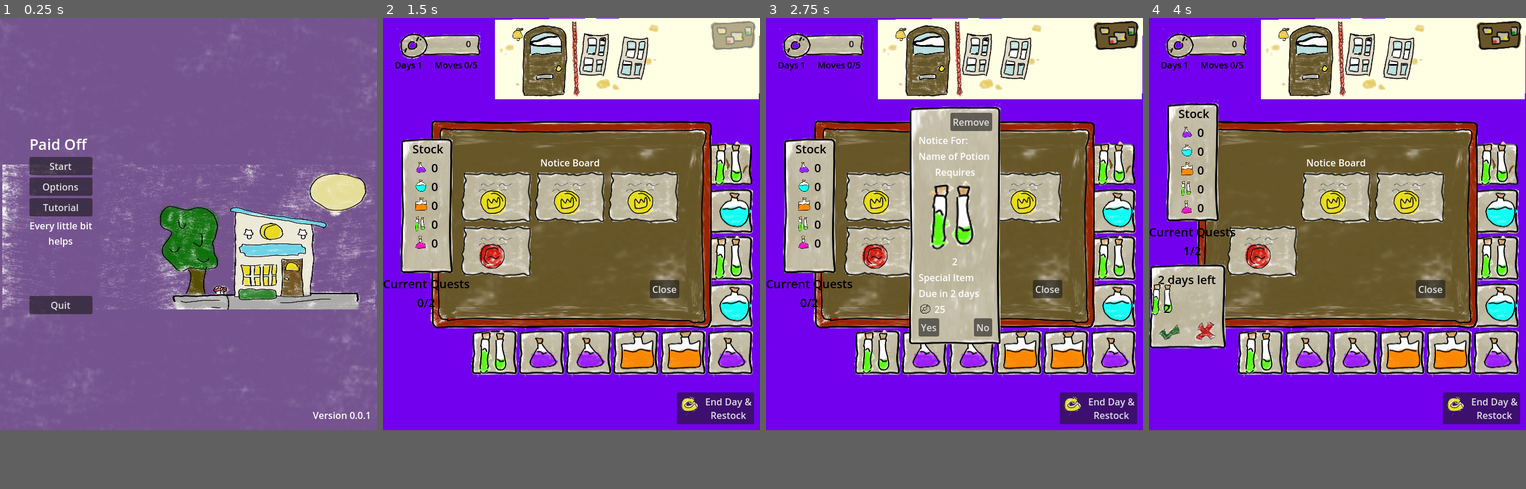
Above: before the commit, frames 1-4 (left to right).
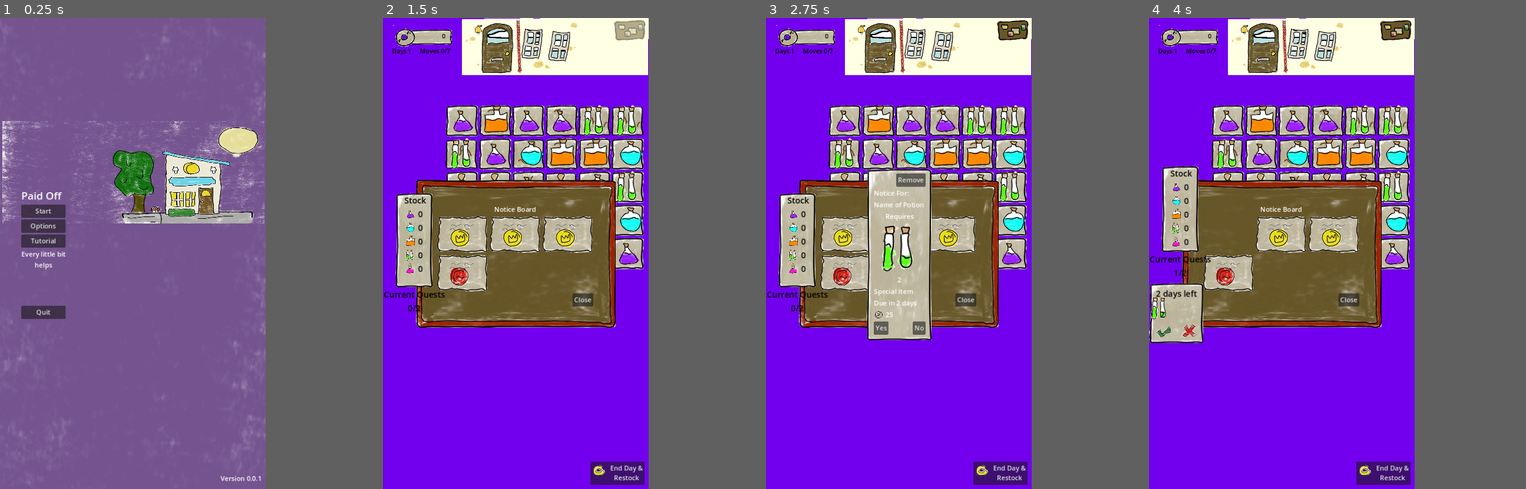
Above: after the commit, the same moments.

Repository: cncarey/PirateSoftwareJam15
Game: Godot game, scene res://Menus/main_menu.tscn
Two runs of this game, one before a commit and one after it. Both use one fixed random seed, a clock stepped at 60 frames per second and the inputs below. The engine's default icon, where the game draws it, is replaced by a stand-in: a white triangle on a blue panel in a dark square.
Inputs (mouse positions are in pixels of both pictures, inside the frame that each line leads up to; where the layout moved, square brackets give the same spot in the first picture):
- Up to frame 1 (0.25 s): no input
- Up to frame 2 (1.5 s): click "Start" at 0.5 s; click (733, 27) [733, 36] at 1.25 s
- Up to frame 3 (2.75 s): click (879, 196) at 2.02 s
- Up to frame 4 (4 s): click "Remove" at 2.75 s; click "Yes" at 3.5 s
In our replay, the window is 640x700 before the commit and 451x800 after it. These sizes can differ from the game's own. Grey fills any space a smaller window leaves; there, only what the larger window draws over its background counts as a difference.

The runs differ from the first frame. In frame 1, 19% of the frame differs, in the area x 0-100%, y 3-99%; in frame 2, 56%; in frame 3, 58%, in the area x 0-100%, y 0-100%; in frame 4, 57%.

Commit message:
#13 fine the player if they get caught by the investigator
#13 fine the player if they get caught by the investigator

Diff:
--- a/Global.gd
+++ b/Global.gd
@@ -134,3 +134,6 @@
 signal flowers_changed(f)
 signal eyes_changed(e)
 signal mushrooms_changed(m)
+
+signal gameOver()
+signal gameWon()
--- a/QuestManager.gd
+++ b/QuestManager.gd
@@ -11,7 +11,7 @@
 			maxedOutTurnForDay.emit()
 	get:
 		return curTurn
-@export var maxTurn = 5:
+@export var maxTurn = 7:
 	set (value):
 		maxTurn = maxi(0, value)
 		maxTurn_changed.emit(maxTurn)
--- a/Scenes/MainShop.gd
+++ b/Scenes/MainShop.gd
@@ -5,7 +5,7 @@
 @onready var grid = $grid
 @onready var front_door = $FrontDoor
 
-
+var fine = preload("res://UI/fine_notice.tscn")
 var noticeBoard = preload("res://UI/notice_board.tscn")
 var potionNotice = preload("res://UI/potion_notice.tscn")
 
@@ -66,6 +66,10 @@
 	grid.clearBoard()
 	pass # Replace with function body.
 
+func displayFine():
+	var f = fine.instantiate()
+	center_container.add_child(f)
+	pass
 
 func onStringPulled():
 	front_door.onStringPulled()
--- a/Scenes/MainShop.tscn
+++ b/Scenes/MainShop.tscn
@@ -24,8 +24,8 @@
 anchors_preset = 15
 anchor_right = 1.0
 anchor_bottom = 1.0
-offset_right = 640.0
-offset_bottom = 700.0
+offset_right = 648.0
+offset_bottom = 1160.0
 grow_horizontal = 2
 grow_vertical = 2
 color = Color(0.449129, 0.00249202, 0.93435, 1)
@@ -88,7 +88,7 @@
 anchor_top = 1.0
 anchor_right = 1.0
 anchor_bottom = 1.0
-offset_left = -97.0
+offset_left = -141.0
 offset_top = -64.0
 grow_horizontal = 0
 grow_vertical = 0
@@ -115,3 +115,4 @@
 [connection signal="OpenNoticeBoard" from="CanvasLayer/NoticeBoardButton" to="." method="openNoticeBoard"]
 [connection signal="pressed" from="CanvasLayer/MarginContainer/Restock" to="." method="_on_restock_pressed"]
 [connection signal="pressed" from="CanvasLayer/TextureButton" to="." method="onStringPulled"]
+[connection signal="finePlayer" from="FrontDoor" to="." method="displayFine"]
--- a/Scenes/font_door.gd
+++ b/Scenes/font_door.gd
@@ -4,6 +4,8 @@
 @onready var animation_player = $AnimationPlayer
 @onready var shade = $Shade
 @onready var timer = $Timer
+
+signal finePlayer()
 
 func startInvestigator():
 	animation_player.play("investigator")
@@ -27,6 +29,7 @@
 		pass
 	else:
 		print("you didn't stop the investigator in time")
+		finePlayer.emit()
 
 func resetInvestigator():
 	animation_player.play("RESET")
--- /dev/null
+++ b/UI/FineCost.gd
@@ -0,0 +1,17 @@
+extends Label
+
+@onready var fine_cost = %FineCost
+@onready var caught = %caught
+
+# Called when the node enters the scene tree for the first time.
+func _ready():
+	var coins = 0
+	fine_cost.text = str(coins)
+
+	#if we don't have enough coins throw game over
+	pass # Replace with function body.
+
+
+# Called every frame. 'delta' is the elapsed time since the previous frame.
+func _process(delta):
+	pass
--- /dev/null
+++ b/UI/fine_notice.gd
@@ -0,0 +1,36 @@
+extends MarginContainer
+@onready var fine_cost = %FineCost
+@onready var caught = %caught
+
+
+# Called when the node enters the scene tree for the first time.
+func _ready():
+	var coins = 0
+	if Global.coins > 2000:
+		coins = randi_range(120, 175)
+	elif Global.coins > 1500:
+		coins = randi_range(100, 150)
+	elif Global.coins > 700:
+		coins = randi_range(30, 75)
+	elif Global.coins > 150:
+		coins = randi_range(20, 50)
+	else:
+		if QuestManager.curDay <= 8:
+			coins = 0
+			caught.text ="You got CAUGHT!
+		This is a warning!"
+		else:
+			coins = randi_range(20, 50)
+
+	if coins > 0:
+		fine_cost.text = str(coins)
+		if Global.tryTakeCoins(coins):
+			pass
+		else:
+			Global.gameOver.emit()
+
+	pass # Replace with function body.
+
+func disappear():
+	queue_free()
+	pass # Replace with function body.
--- /dev/null
+++ b/UI/fine_notice.tscn
@@ -0,0 +1,81 @@
+[gd_scene load_steps=6 format=3 uid="uid://cwqtb1hif81pi"]
+
+[ext_resource type="Script" path="res://UI/fine_notice.gd" id="1_bsg2x"]
+[ext_resource type="Texture2D" uid="uid://q7lgopk72l3c" path="res://Assets/alchemyArt.png" id="1_ve3lu"]
+[ext_resource type="LabelSettings" uid="uid://c5g4525m0w8a7" path="res://Assets/Fonts/default_label.tres" id="2_vp6bn"]
+
+[sub_resource type="AtlasTexture" id="AtlasTexture_ihdud"]
+atlas = ExtResource("1_ve3lu")
+region = Rect2(248.779, 165.619, 66.3704, 70.2222)
+
+[sub_resource type="AtlasTexture" id="AtlasTexture_xx6vm"]
+atlas = ExtResource("1_ve3lu")
+region = Rect2(644.799, 9.7507, 68.4445, 59.5556)
+
+[node name="FineNotice" type="MarginContainer"]
+offset_right = 90.0
+offset_bottom = 80.0
+script = ExtResource("1_bsg2x")
+
+[node name="NinePatchRect" type="NinePatchRect" parent="."]
+layout_mode = 2
+texture = SubResource("AtlasTexture_ihdud")
+patch_margin_left = 7
+patch_margin_top = 6
+patch_margin_right = 5
+patch_margin_bottom = 13
+
+[node name="MarginContainer" type="MarginContainer" parent="."]
+layout_mode = 2
+theme_override_constants/margin_left = 7
+theme_override_constants/margin_top = 6
+theme_override_constants/margin_right = 5
+theme_override_constants/margin_bottom = 14
+
+[node name="VBoxContainer" type="VBoxContainer" parent="MarginContainer"]
+layout_mode = 2
+
+[node name="fine" type="Label" parent="MarginContainer/VBoxContainer"]
+layout_mode = 2
+text = "FINE"
+label_settings = ExtResource("2_vp6bn")
+horizontal_alignment = 1
+
+[node name="HBoxContainer" type="HBoxContainer" parent="MarginContainer/VBoxContainer"]
+layout_mode = 2
+
+[node name="TextureRect" type="TextureRect" parent="MarginContainer/VBoxContainer/HBoxContainer"]
+layout_mode = 2
+texture = SubResource("AtlasTexture_xx6vm")
+expand_mode = 3
+
+[node name="MarginContainer" type="MarginContainer" parent="MarginContainer/VBoxContainer/HBoxContainer"]
+layout_mode = 2
+size_flags_horizontal = 10
+theme_override_constants/margin_left = 15
+theme_override_constants/margin_right = 10
+
+[node name="FineCost" type="Label" parent="MarginContainer/VBoxContainer/HBoxContainer/MarginContainer"]
+unique_name_in_owner = true
+layout_mode = 2
+text = "00"
+label_settings = ExtResource("2_vp6bn")
+
+[node name="MarginContainer" type="MarginContainer" parent="MarginContainer/VBoxContainer"]
+layout_mode = 2
+theme_override_constants/margin_left = 10
+theme_override_constants/margin_right = 10
+theme_override_constants/margin_bottom = 10
+
+[node name="caught" type="Label" parent="MarginContainer/VBoxContainer/MarginContainer"]
+unique_name_in_owner = true
+layout_mode = 2
+text = "You got CAUGHT!"
+label_settings = ExtResource("2_vp6bn")
+
+[node name="Timer" type="Timer" parent="."]
+wait_time = 5.0
+one_shot = true
+autostart = true
+
+[connection signal="timeout" from="Timer" to="." method="disappear"]
--- a/project.godot
+++ b/project.godot
@@ -23,7 +23,7 @@
 [display]
 
 window/size/viewport_width=640
-window/size/viewport_height=700
+window/size/viewport_height=1136
 window/stretch/mode="canvas_items"
 
 [input]
